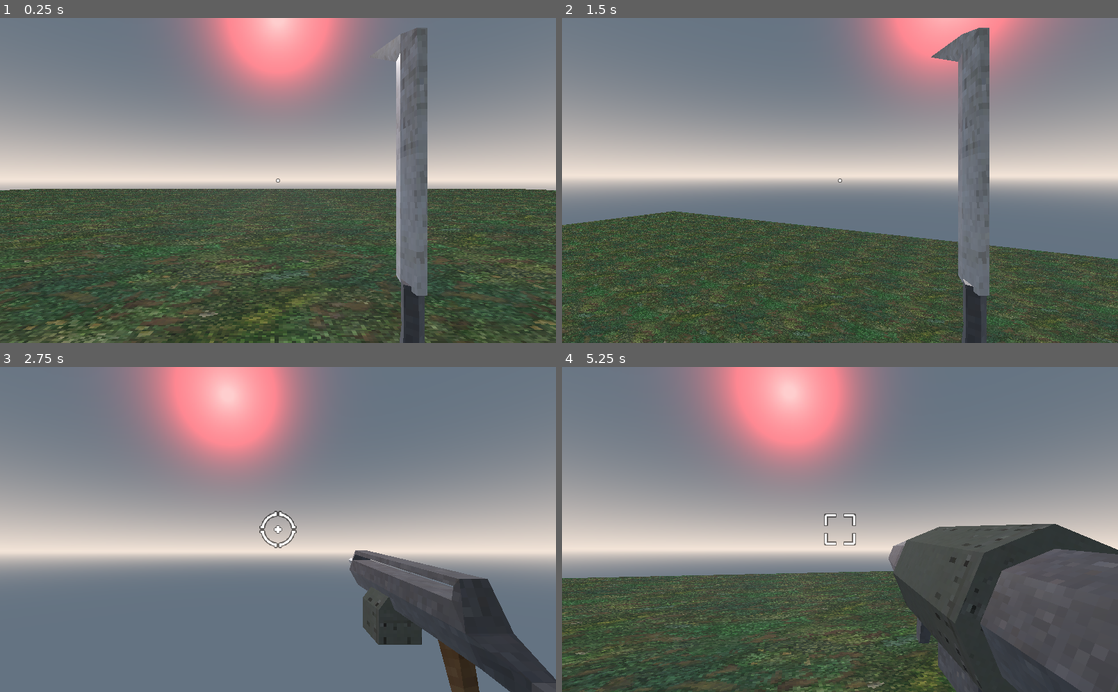
Above: before the commit, frames 1-4 (two rows, left to right).
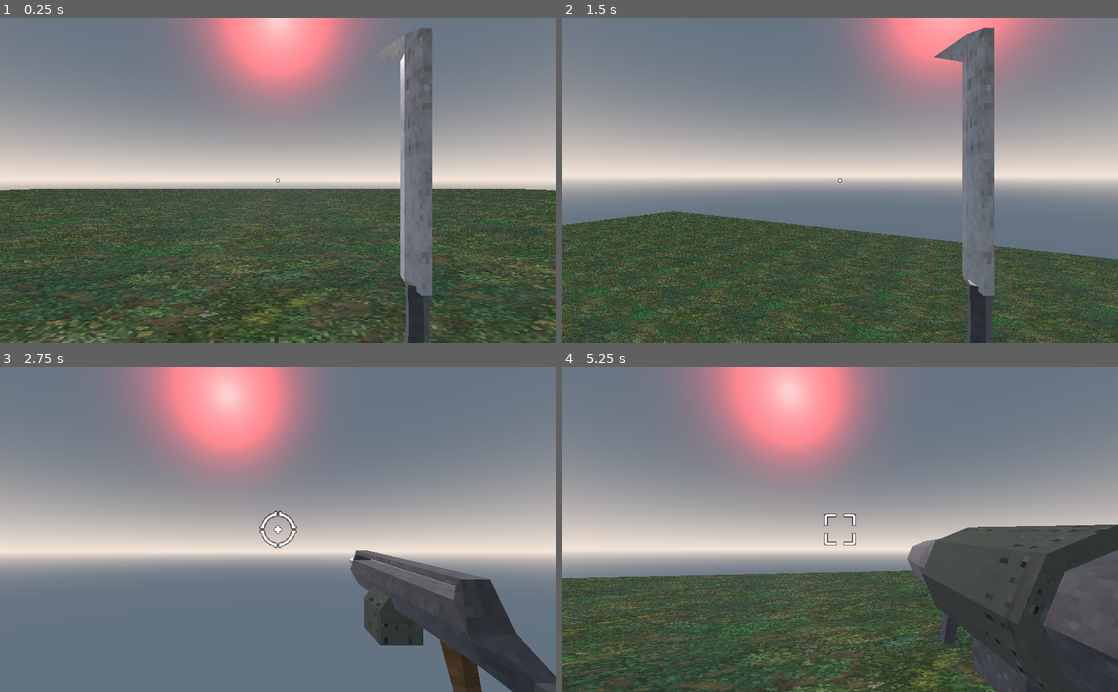
Above: after the commit, the same moments.

Repository: steventuckness/FPS-Course
Game: Godot game, scene res://World.tscn
Same seed, same stepped clock (60 frames per second), same inputs: the game is played once before the commit and once after it.
Inputs (mouse positions are in pixels of both pictures, inside the frame that each line leads up to):
- Up to frame 1 (0.25 s): no input
- Up to frame 2 (1.5 s): tap Enter at 0.5 s; move the mouse to (867, 180) at 0.52 s; press the mouse at (867, 180) at 0.53 s; hold W (move_forwards) from 0.53 s (still down); tap Space (jump) at 0.77 s; move the mouse to (812, 180) at 1.27 s; release the mouse at (812, 180) at 1.28 s; tap 1 at 1.35 s
- Up to frame 3 (2.75 s): keep holding W (move_forwards); tap Space (jump) at 1.52 s; move the mouse to (289, 523) at 2.02 s; tap 2 at 2.1 s
- Up to frame 4 (5.25 s): keep holding W (move_forwards); move the mouse to (834, 536) at 2.77 s; tap 3 at 2.85 s; tap Space (jump) at 3.02, 3.77, 4.52 s; tap R (restart) at 3.5 s; move the mouse to (878, 532) at 3.52 s; tap 4 at 3.6 s; move the mouse to (795, 526) at 4.27 s; tap 5 at 4.35 s; move the mouse to (845, 529) at 5.02 s; tap 6 at 5.1 s

The runs differ from the first frame. In frame 1, 2.1% of the frame differs, in the area x 69-78%, y 2-100%; in frame 2, 1.5%; in frame 3, 0.6%; in frame 4, 7.0%, in the area x 58-100%, y 48-100%.

Commit message:
Section 4: Setting Up Enemy Movement

Diff:
--- a/World.tscn
+++ b/World.tscn
@@ -31,9 +31,6 @@
 background_energy = 6.1
 
 [node name="World" type="Spatial"]
-
-[node name="BirdMonster" parent="." instance=ExtResource( 5 )]
-transform = Transform( 0.871462, 0, -0.490463, 0, 1, 0, 0.490463, 0, 0.871462, 9.01797, 1.01478, -0.201087 )
 
 [node name="Environment" type="Spatial" parent="."]
 __meta__ = {
@@ -71,10 +68,27 @@
 transform = Transform( 1, 0, 0, 0, 1, 0, 0, 0, 1, 2, 0, 16 )
 
 [node name="Navigation" type="Navigation" parent="."]
+__meta__ = {
+"_edit_lock_": true
+}
 
 [node name="NavigationMeshInstance" type="NavigationMeshInstance" parent="Navigation"]
-visible = false
 navmesh = SubResource( 4 )
+
+[node name="BirdMonster" parent="Navigation" instance=ExtResource( 5 )]
+transform = Transform( 0.871462, 0, -0.490463, 0, 1, 0, 0.490463, 0, 0.871462, 9.01797, 1.01478, -0.201087 )
+
+[node name="BirdMonster2" parent="Navigation" instance=ExtResource( 5 )]
+transform = Transform( 0.907073, 0, 0.420972, 0, 1, 0, -0.420972, 0, 0.907073, 24.3405, 1.01478, 16.3092 )
+
+[node name="BirdMonster3" parent="Navigation" instance=ExtResource( 5 )]
+transform = Transform( 0.907073, 0, 0.420972, 0, 1, 0, -0.420972, 0, 0.907073, 41.2112, 1.01478, -12.0027 )
+
+[node name="BirdMonster4" parent="Navigation" instance=ExtResource( 5 )]
+transform = Transform( 0.840065, 0, -0.542486, 0, 1, 0, 0.542486, 0, 0.840065, -32.4884, 1.01478, 26.582 )
+
+[node name="BirdMonster5" parent="Navigation" instance=ExtResource( 5 )]
+transform = Transform( 0.840065, 0, -0.542486, 0, 1, 0, 0.542486, 0, 0.840065, 12.7109, 1.01478, 26.2804 )
 
 [node name="WorldEnvironment" type="WorldEnvironment" parent="."]
 environment = SubResource( 6 )
--- /dev/null
+++ b/characters/CharacterMover.tscn
@@ -0,0 +1,6 @@
+[gd_scene load_steps=2 format=2]
+
+[ext_resource path="res://characters/CharacterMover.gd" type="Script" id=1]
+
+[node name="CharacterMover" type="Spatial"]
+script = ExtResource( 1 )
--- a/characters/enemies/BirdMonster.tscn
+++ b/characters/enemies/BirdMonster.tscn
@@ -1,9 +1,10 @@
-[gd_scene load_steps=15 format=2]
+[gd_scene load_steps=16 format=2]
 
 [ext_resource path="res://characters/enemies/birdmonster.glb" type="PackedScene" id=1]
 [ext_resource path="res://characters/Hitbox.tscn" type="PackedScene" id=2]
 [ext_resource path="res://characters/enemies/Monster.gd" type="Script" id=3]
 [ext_resource path="res://characters/HealthManager.tscn" type="PackedScene" id=4]
+[ext_resource path="res://characters/CharacterMover.tscn" type="PackedScene" id=5]
 
 [sub_resource type="CapsuleShape" id=1]
 radius = 0.5
@@ -194,4 +195,9 @@
 [node name="HealthManager" parent="." instance=ExtResource( 4 )]
 max_health = 20
 
+[node name="CharacterMover" parent="." instance=ExtResource( 5 )]
+move_accel = 2
+max_speed = 10
+ignore_rotation = true
+
 [editable path="Graphics"]
--- a/characters/enemies/Monster.gd
+++ b/characters/enemies/Monster.gd
@@ -1,14 +1,19 @@
 extends KinematicBody
 
+onready var character_mover = $CharacterMover
 onready var anim_player = $Graphics/AnimationPlayer
 onready var health_manager = $HealthManager
+onready var nav: Navigation = get_parent()
 
 enum STATES { IDLE, CHASE, ATTACK, DEAD }
 var cur_state = STATES.IDLE
 
 var player = null
+var path = []
 
 export var sight_angle = 45.0
+
+export var turn_speed = 360
 
 func _ready():
 	player = get_tree().get_nodes_in_group("player")[0]
@@ -19,6 +24,7 @@
 				child.connect("hurt", self, "hurt")
 
 	health_manager.connect("dead", self, "set_state_dead")
+	character_mover.init(self)
 	set_state_idle()
 
 func _process(delta):
@@ -36,18 +42,29 @@
 
 func set_state_chase():
 	cur_state = STATES.CHASE
-	print("alerted")
+	anim_player.play("walk_loop", 0.2)
 
 func set_state_dead():
 	cur_state = STATES.DEAD
 	anim_player.play("die")
+	character_mover.freeze()
+	$CollisionShape.disabled = true
 
 func process_state_idle(delta):
 	if can_see_player():
 		set_state_chase()
 
 func process_state_chase(delta):
-	pass
+	var player_pos = player.global_transform.origin
+	var our_pos = global_transform.origin
+	path = nav.get_simple_path(our_pos, player_pos)
+	var goal_pos = player_pos
+	if path.size() > 1:
+		goal_pos = path[1]
+	var dir = goal_pos - our_pos
+	dir.y = 0
+	character_mover.set_move_vec(dir)
+	face_dir(dir, delta)
 
 func process_state_attack(delta):
 	pass
@@ -75,6 +92,14 @@
 		return false
 	return true
 
+func face_dir(dir: Vector3, delta):
+	var angle_diff = global_transform.basis.z.angle_to(dir)
+	var turn_right = sign(global_transform.basis.x.dot(dir))
+	if abs(angle_diff) < deg2rad(turn_speed) * delta:
+		rotation.y = atan2(dir.x, dir.z)
+	else:
+		rotation.y += deg2rad(turn_speed) * delta * turn_right
+
 func alert(check_los=true):
 	if cur_state != STATES.IDLE:
 		return
--- a/characters/player/Player.tscn
+++ b/characters/player/Player.tscn
@@ -1,6 +1,6 @@
 [gd_scene load_steps=34 format=2]
 
-[ext_resource path="res://characters/CharacterMover.gd" type="Script" id=1]
+[ext_resource path="res://characters/CharacterMover.tscn" type="PackedScene" id=1]
 [ext_resource path="res://characters/player/Player.gd" type="Script" id=2]
 [ext_resource path="res://characters/HealthManager.tscn" type="PackedScene" id=3]
 [ext_resource path="res://characters/player/WeaponManager.gd" type="Script" id=4]
@@ -468,11 +468,9 @@
 
 [node name="FirePoint" type="Spatial" parent="Camera"]
 
-[node name="CharacterMover" type="Spatial" parent="."]
-script = ExtResource( 1 )
+[node name="CharacterMover" parent="." instance=ExtResource( 1 )]
 
 [node name="HealthManager" parent="." instance=ExtResource( 3 )]
 [connection signal="fire" from="Camera/WeaponManager/Weapons/MachineGun" to="Camera/WeaponManager/Weapons/MachineGun/Graphics/MuzzleFlash" method="flash"]
 [connection signal="fire" from="Camera/WeaponManager/Weapons/Shotgun" to="Camera/WeaponManager/Weapons/Shotgun/Graphics/MuzzleFlash" method="flash"]
 [connection signal="fire" from="Camera/WeaponManager/Weapons/RocketLauncher" to="Camera/WeaponManager/Weapons/RocketLauncher/Graphics/MuzzleFlash" method="flash"]
-[connection signal="movement_info" from="CharacterMover" to="Camera/WeaponManager" method="update_animation"]
